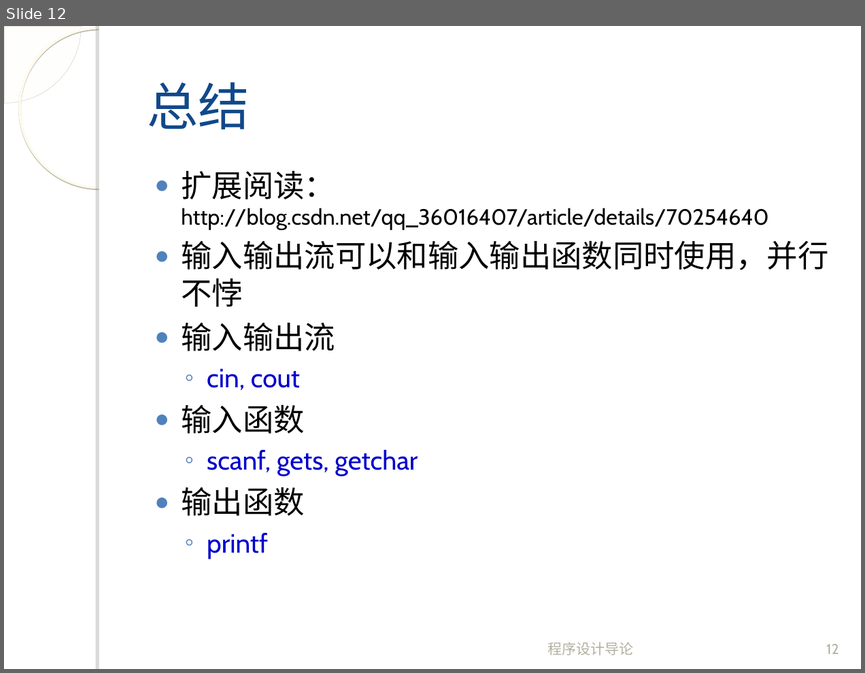
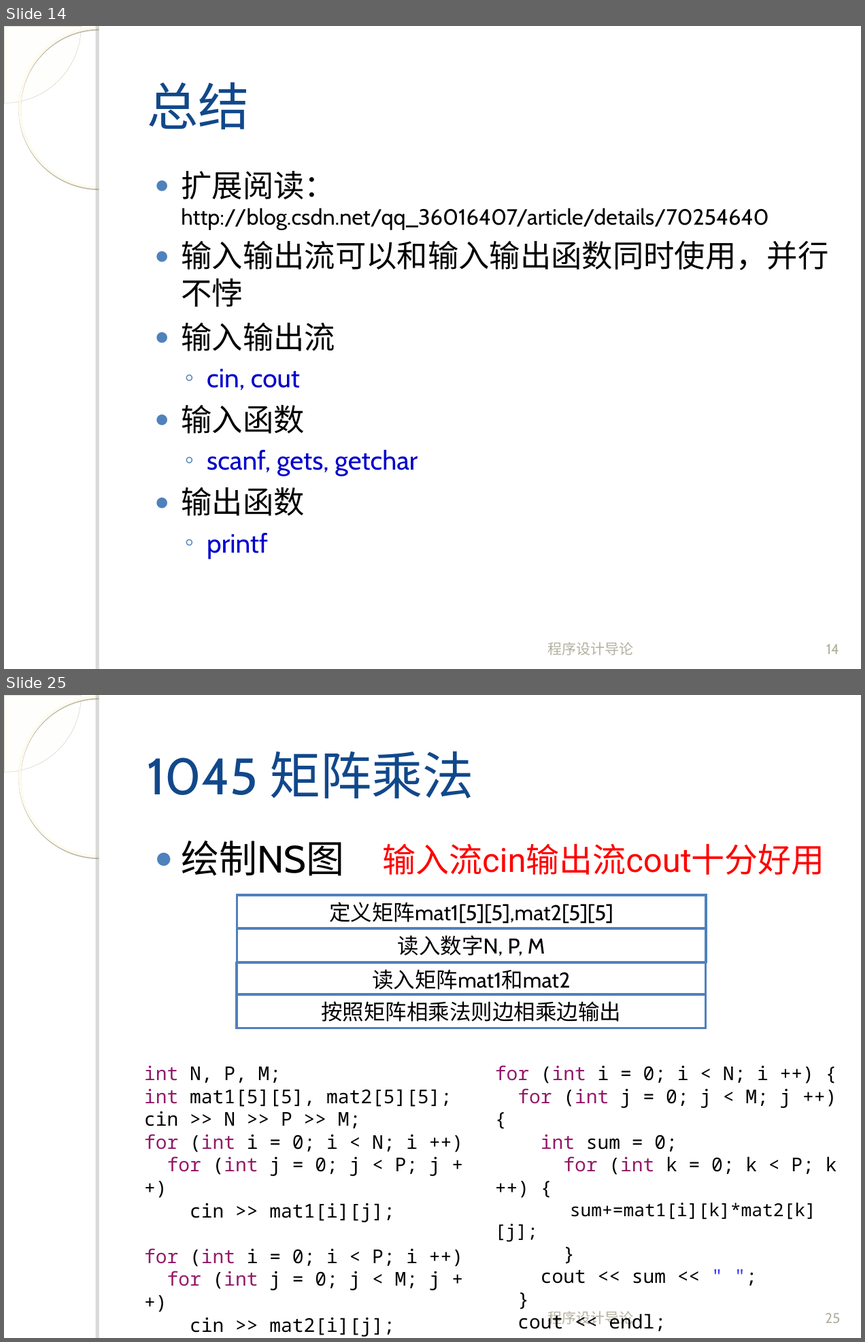
Before and after one commit to fanju1984/introduction-to-programming, a slide deck: introduction-to-programming/slides/2017/Dis02.ppt. Shown one above the other, each under a label of ours: slide 12 before the commit, slides 14 and 25 after it; the slides between them are not shown. The pictures are 865x673 and 865x1342 pixels, drawn with LibreOffice and Linux fonts; fonts in the diff are those of the drawing; background and template pictures are left out. Boxes give left, top, right and bottom in pixels: in the first picture for what was removed or moved away, otherwise in the second. Text is boxed around its words. In the diff, an @@ line names an element or a change of style, - is before the commit and + after.

Commit message:
updated slides for dis-02

```diff
--- a/introduction-to-programming/slides/2017/Dis02.ppt
+++ b/introduction-to-programming/slides/2017/Dis02.ppt
@@ slide 25 added at [4, 695, 861, 1338], background picture (left out); not listed: 4 template elements that a slide beside it also shows @@
@@ title added at [147, 751, 474, 798], 43 pt, text #11488B @@
+1045 矩阵乘法
@@ text added at [181, 841, 344, 876], 32 pt, text #000000 @@
+● 绘制NS图
@@ text added at [382, 843, 824, 875], 28 pt, text #FF0000 @@
+输入流cin输出流cout十分好用
@@ rectangle added at [237, 895, 706, 928], fill #FFFFFF, outline #4F81BD 2.01 pt, 18 pt, text #000000 @@
+定义矩阵mat1[5][5],mat2[5][5]
@@ rectangle added at [237, 928, 706, 962], fill #FFFFFF, outline #4F81BD 2.01 pt, 18 pt, text #000000 @@
+读入数字N, P, M
@@ rectangle added at [237, 962, 706, 996], fill #FFFFFF, outline #4F81BD 2.01 pt, 18 pt, text #000000 @@
+读入矩阵mat1和mat2
@@ rectangle added at [237, 994, 706, 1028], fill #FFFFFF, outline #4F81BD 2.01 pt, 18 pt, text #000000 @@
+按照矩阵相乘法则边相乘边输出
@@ text added at [144, 1065, 451, 1290], 16 pt, text #000000 @@
+int N, P, M;
+int mat1[5][5], mat2[5][5];
+cin >> N >> P >> M;
+for (int i = 0; i < N; i ++)
+for (int j = 0; j < P; j ++)
+cin >> mat1[i][j];
+for (int i = 0; i < P; i ++)
+for (int j = 0; j < M; j ++)
+cin >> mat2[i][j];
@@ text added at [495, 1065, 837, 1283], 16 pt, text #000000 @@
+for (int i = 0; i < N; i ++) {
+for (int j = 0; j < M; j ++) {
+int sum = 0;
+for (int k = 0; k < P; k ++) {
+sum+=mat1[i][k]*mat2[k][j];
+}
+cout << sum << " ";
+}
+cout << endl;
+}
@@ text added at [548, 1310, 634, 1326], 12 pt, text #B4B1A0 @@
+程序设计导论
@@ page number added at [825, 1312, 840, 1323], 12 pt, text #B4B1A0 @@
+25
@@ what was slide 12 is now slide 14 @@
@@ page number at [826, 643, 839, 654]: text changed @@
-12
+14
```
Also in this commit, not shown: 1 slide changed, 26 other slides added, 2 other files.
